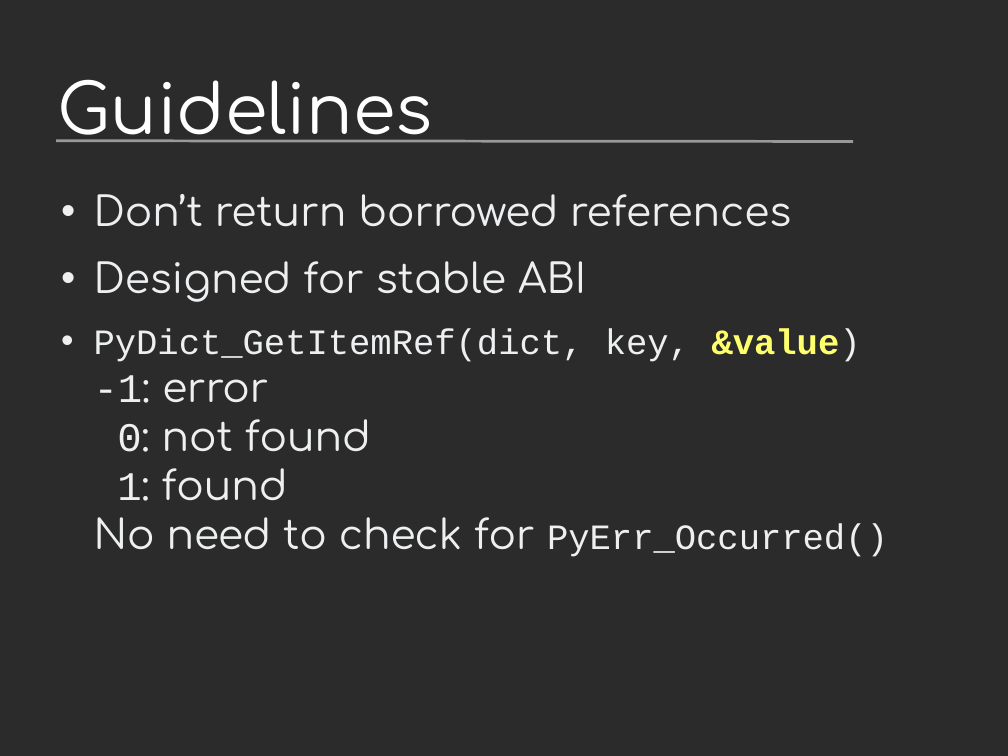
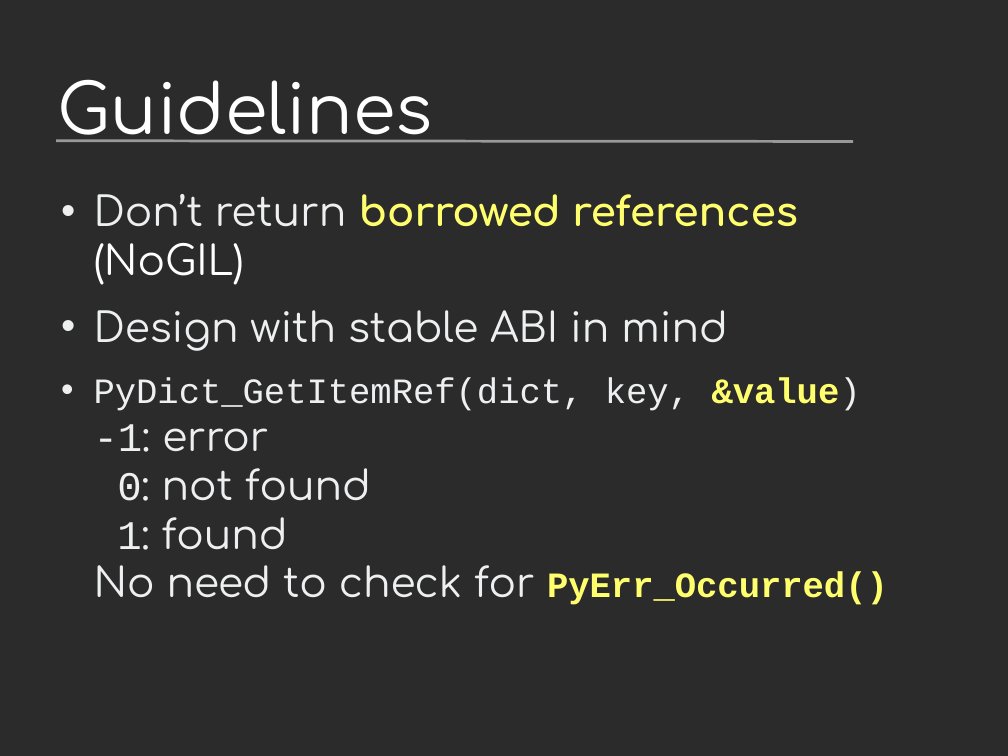
Before and after one commit to vstinner/talks, a slide deck: slide 21 of 2023-CoreDevSprint-Brno/c-api.odp (slide 19 before the commit). Drawn at 1008x756 pixels with LibreOffice and Linux fonts; fonts in the diff are those of the drawing; background and template pictures are left out; a plain dark background stands for a picture behind light text. Boxes give left, top, right and bottom in pixels: in the first picture for what was removed or moved away, otherwise in the second. Text is boxed around its words. In the diff, an @@ line names an element or a change of style, - is before the commit and + after.

```diff
--- a/2023-CoreDevSprint-Brno/c-api.odp
+++ b/2023-CoreDevSprint-Brno/c-api.odp
@@ text at bbox=[94, 194, 798, 351]: text changed @@
-• Don’t return borrowed references
-• Designed for stable ABI
+• Don’t return borrowed references (NoGIL)
+• Design with stable ABI in mind
@@ text at bbox=[94, 378, 888, 605]: text colour #EEEFF0 to #FFFF6D, bold on in "PyErr_Occurred()" @@
```
Also in this commit, not shown: 4 other slides changed, 2 slides added, 1 other file.
